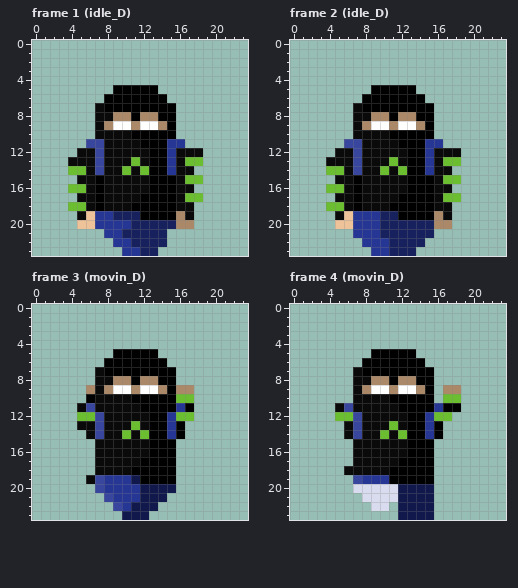
Two states of a pixel-art file, Assets/Resources/aseprite/perso1.aseprite. Above: the version before the commit.
24x24 pixels, 57 frames. Colours within 5 levels of each other are drawn and written as one. Shown: frame 1 (idle_D), frame 2 (idle_D), frame 3 (movin_D), frame 4 (movin_D). The commit also changed other frames, which this record leaves out.
The same view after the edit:
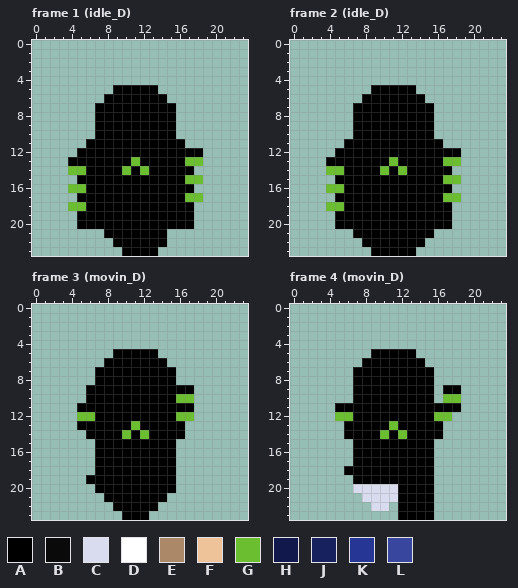
Palette (. is transparent): A #000000  B #0a0a0a  C #d9dcee  D #ffffff  E #aa8868  F #eec39a  G #6abe30  H #11194c  J #17215e  K #263694  L #38469d
From old to new:
layer "perso down/legs" now hidden
layer "perso down/hoodie" now hidden
layer "perso down/arm L" now hidden
layer "perso down/arm R" now hidden
layer "perso down/head" now hidden
layer "perso down/backpack" now hidden
layer "em/em" now shown
--- frame 1 (idle_D), layer "em/em"
@@ x 0..23 @@
  6 ........AAAAAAA.........
- 7 .......BAAAAAAAA........
- 8 .......BBEEAEEAA........
- 9 .......BEDDEDDEA........
-10 .......BBBBAAAAA........
-11 ......LLBBBBAAAKK.......
-12 .....BBLBBBBBAAKBBB.....
-13 ....BBBLBBBGBAAKBGG.....
-14 ....GGBLBBGBGAAKBB......
-15 .....BBABBBBBAAABGG.....
-16 ....GGBABBBBBAAABB......
-17 .....BBABBBBAAAABGG.....
-18 ....GGBABBBAAAAABB......
-19 .....BFKKJJJAAAAEB......
-20 .....FFKKKKJJJJJEE......
-21 ........KKJJJJJ.........
-22 .........KKJJJJ.........
-23 ..........KKJJ..........
+ 7 .......AAAAAAAAA........
+ 8 .......AAAAAAAAA........
+ 9 .......AAAAAAAAA........
+10 .......AAAAAAAAA........
+11 ......AAAAAAAAAAA.......
+12 .....AAAAAAAAAAAAAA.....
+13 ....AAAAAAAGAAAAAGG.....
+14 ....GGAAAAGAGAAAAA......
+15 .....AAAAAAAAAAAAGG.....
+16 ....GGAAAAAAAAAAAA......
+17 .....AAAAAAAAAAAAGG.....
+18 ....GGAAAAAAAAAAAA......
+19 .....AAAAAAAAAAAAA......
+20 .....AAAAAAAAAAAAA......
+21 ........AAAAAAA.........
+22 .........AAAAAA.........
+23 ..........AAAA..........
--- frame 2 (idle_D), layer "em/em"
@@ x 0..23 @@
  6 ........AAAAAAA.........
- 7 .......BAAAAAAAA........
- 8 .......BBEEAEEAA........
- 9 .......BEDDEDDEA........
-10 .......BBBBAAAAA........
-11 ......LLBBBBAAAKK.......
-12 .....BBLBBBBBAAKBBB.....
-13 ....BBBLBBBGBAAKBGG.....
-14 ....GGBLBBGBGAAKBB......
-15 .....BBABBBBBAAABGG.....
-16 ....GGBABBBBBAAABB......
-17 .....BBABBBBAAAABGG.....
-18 ....GGBABBBAAAAABB......
-19 .....BFKKKJJAAAAEB......
-20 .....FFKKKJJJJJJEE......
-21 .......KKKJJJJJJ........
-22 ........KKKJJJJ.........
-23 .........KKJJJ..........
+ 7 .......AAAAAAAAA........
+ 8 .......AAAAAAAAA........
+ 9 .......AAAAAAAAA........
+10 .......AAAAAAAAA........
+11 ......AAAAAAAAAAA.......
+12 .....AAAAAAAAAAAAAA.....
+13 ....AAAAAAAGAAAAAGG.....
+14 ....GGAAAAGAGAAAAA......
+15 .....AAAAAAAAAAAAGG.....
+16 ....GGAAAAAAAAAAAA......
+17 .....AAAAAAAAAAAAGG.....
+18 ....GGAAAAAAAAAAAA......
+19 .....AAAAAAAAAAAAA......
+20 .....AAAAAAAAAAAAA......
+21 .......AAAAAAAAA........
+22 ........AAAAAAA.........
+23 .........AAAAA..........
--- frame 3 (movin_D), layer "em/em"
@@ x 0..23 @@
  6 ........AAAAAAA.........
- 7 .......BAAAAAAAA........
- 8 .......BBEEAEEAA........
- 9 ......EBEDDEDDEAEE......
-10 ......ABBBBAAAAAGG......
-11 .....BLBBBBBAAAAKA......
-12 .....GGLBBBBBAAKGG......
-13 .....BBLBBBGBAAKA.......
-14 ......BLBBGBGAAKA.......
-15 .......BBBBBBAAA........
-16 .......BBBBBBAAA........
-17 .......BBBBBAAAA........
-18 .......BBBBAAAAA........
-19 ......BLKKKHAAAA........
-20 .......LKKKKHHHH........
-21 ........LKKKHHH.........
-22 .........LKHHH..........
-23 ..........HHH...........
+ 7 .......AAAAAAAAA........
+ 8 .......AAAAAAAAA........
+ 9 ......AAAAAAAAAAAA......
+10 ......AAAAAAAAAAGG......
+11 .....AAAAAAAAAAAAA......
+12 .....GGAAAAAAAAAGG......
+13 .....AAAAAAGAAAAA.......
+14 ......AAAAGAGAAAA.......
+15 .......AAAAAAAAA........
+16 .......AAAAAAAAA........
+17 .......AAAAAAAAA........
+18 .......AAAAAAAAA........
+19 ......AAAAAAAAAA........
+20 .......AAAAAAAAA........
+21 ........AAAAAAA.........
+22 .........AAAAA..........
+23 ..........AAA...........
--- frame 4 (movin_D), layer "em/em"
@@ x 0..23 @@
  6 ........AAAAAAA.........
- 7 .......BAAAAAAAA........
- 8 .......BBEEAEEAA........
- 9 .......BEDDEDDEA.EE.....
-10 .......BBBBAAAAA.GG.....
-11 .....BLBBBBBAAAAKAA.....
-12 .....GGLBBBBBAAKGG......
-13 ......BLBBBGBAAKA.......
-14 ......BLBBGBGAAKA.......
-15 .......BBBBBBAAA........
-16 .......BBBBBBAAA........
-17 .......BBBBBAAAA........
-18 ......BBBBBAAAAA........
-19 .......LKKKAAAAA........
-20 .......CCCCCHHHH........
-21 ........CCCCHHHH........
-22 .........CC.HHHH........
-23 ............HHHH........
+ 7 .......AAAAAAAAA........
+ 8 .......AAAAAAAAA........
+ 9 .......AAAAAAAAA.AA.....
+10 .......AAAAAAAAA.GG.....
+11 .....AAAAAAAAAAAAAA.....
+12 .....GGAAAAAAAAAGG......
+13 ......AAAAAGAAAAA.......
+14 ......AAAAGAGAAAA.......
+15 .......AAAAAAAAA........
+16 .......AAAAAAAAA........
+17 .......AAAAAAAAA........
+18 ......AAAAAAAAAA........
+19 .......AAAAAAAAA........
+20 .......CCCCCAAAA........
+21 ........CCCCAAAA........
+22 .........CC.AAAA........
+23 ............AAAA........
Pixel boxes of the changes (left, top, right, bottom) in both pictures:
changed: (68, 103, 203, 256)
changed: (326, 103, 461, 256)
changed: (77, 367, 194, 520)
changed: (335, 367, 461, 520)
